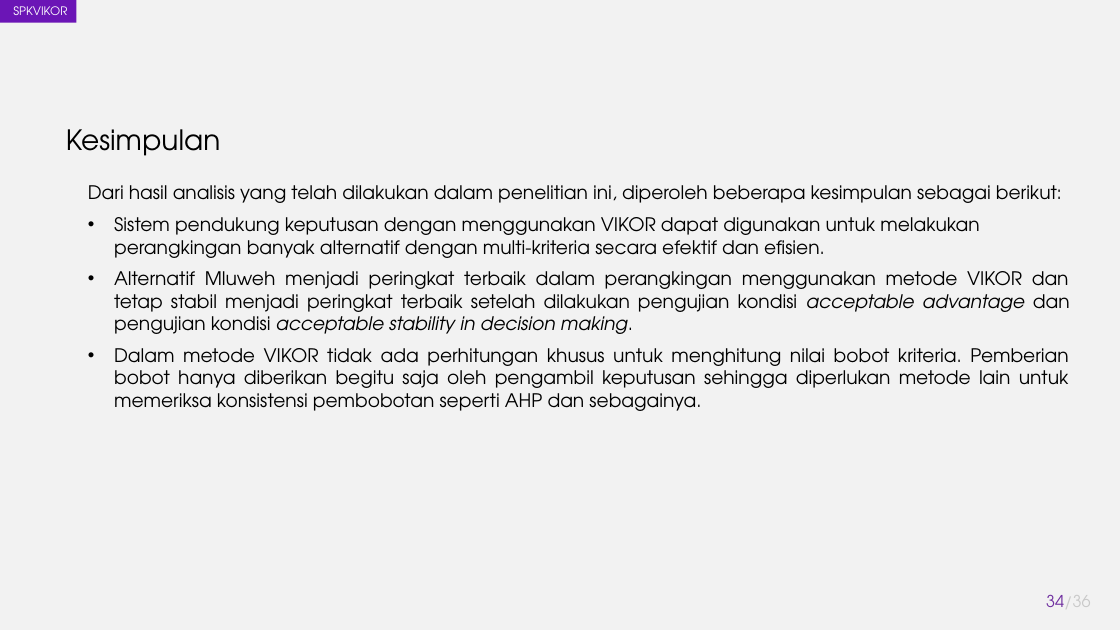
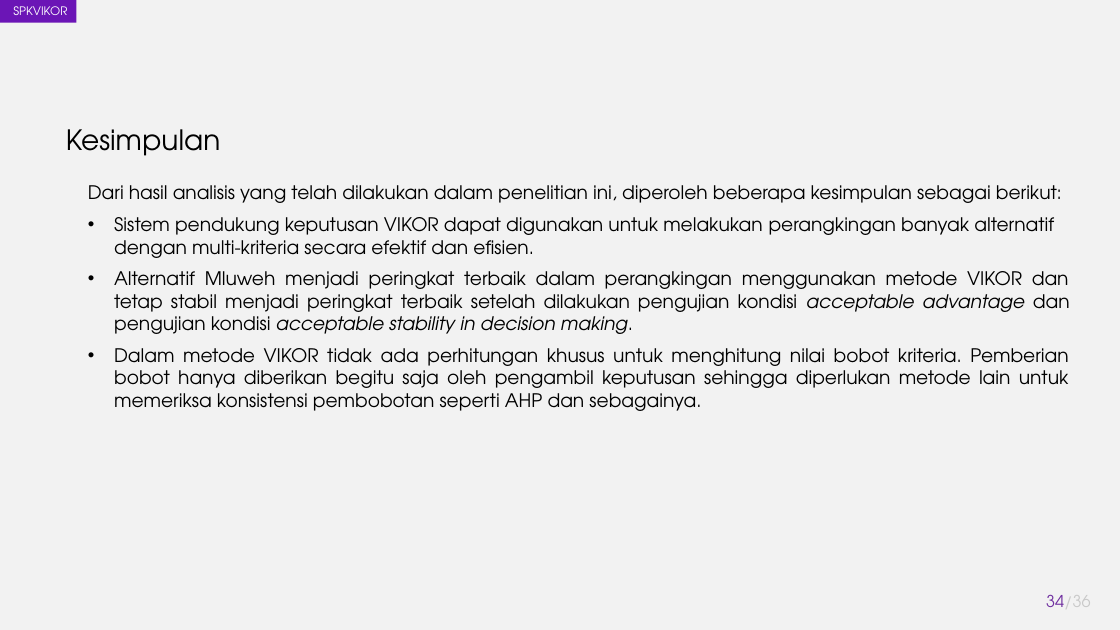
Before and after one commit to akhmadali7/TugasAkhir, a slide deck: slide 34 of PPT - TA - Akhmad Ali Sajidin.pptx. Drawn at 1120x630 pixels with LibreOffice and Linux fonts; fonts in the diff are those of the drawing. Boxes give left, top, right and bottom in pixels: in the first picture for what was removed or moved away, otherwise in the second. Text is boxed around its words. In the diff, an @@ line names an element or a change of style, - is before the commit and + after.

```diff
--- a/PPT - TA - Akhmad Ali Sajidin.pptx
+++ b/PPT - TA - Akhmad Ali Sajidin.pptx
@@ text at (114,217,1054,258): text changed @@
-• Sistem pendukung keputusan dengan menggunakan VIKOR dapat digunakan untuk melakukan perangkingan banyak alternatif dengan multi-kriteria secara efektif dan efisien.
+• Sistem pendukung keputusan VIKOR dapat digunakan untuk melakukan perangkingan banyak alternatif dengan multi-kriteria secara efektif dan efisien.
```
Also in this commit, not shown: 11 other slides changed.
